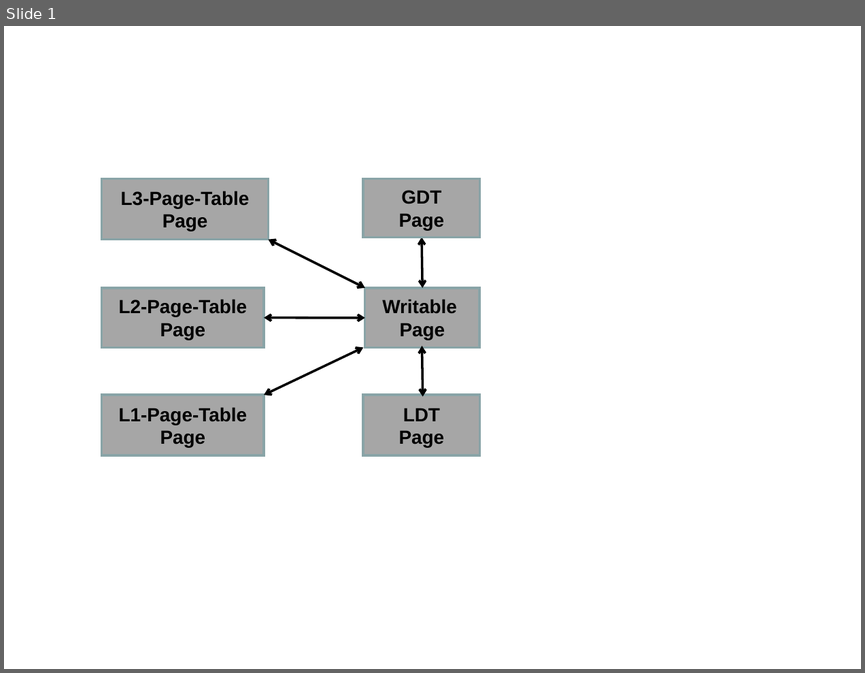
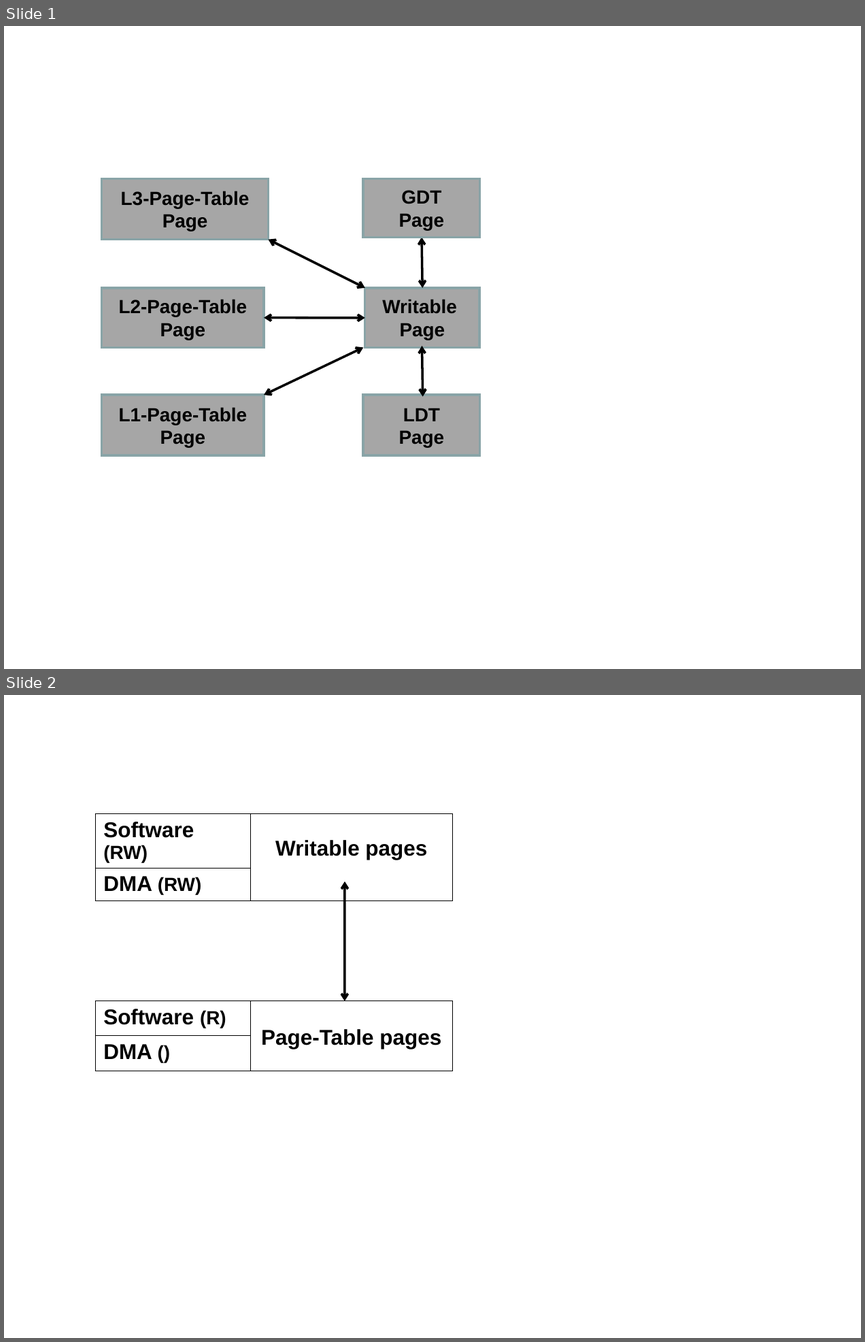
Before and after one commit to strongerwill/FastIO, a slide deck: doc/paper/image/background/page-type-update.ppt. Shown one above the other, each under a label of ours: slide 1 before the commit, slides 1 and 2 after it. The pictures are 865x673 and 865x1342 pixels, drawn with LibreOffice and Linux fonts; fonts in the diff are those of the drawing. Boxes give left, top, right and bottom in pixels: in the first picture for what was removed or moved away, otherwise in the second. Text is boxed around its words. In the diff, an @@ line names an element or a change of style, - is before the commit and + after.

```diff
--- a/doc/paper/image/background/page-type-update.ppt
+++ b/doc/paper/image/background/page-type-update.ppt
@@ slide 2 added at bbox=[4, 695, 861, 1338], background #FFFFFF @@
@@ table added at bbox=[95, 814, 452, 898], 2 rows, 2 columns @@
+Software (RW) | 
+DMA (RW) | 
@@ text added at bbox=[275, 840, 427, 860], 18 pt, text #000000, bold @@
+Writable pages
@@ double arrow added from (345, 881) to (344, 1001), #000000 2.01 pt @@
@@ table added at bbox=[95, 1001, 452, 1070], 2 rows, 2 columns @@
+Software (R) | 
+DMA () | 
@@ text added at bbox=[261, 1029, 441, 1049], 18 pt, text #000000, bold @@
+Page-Table pages
```
Also in this commit, not shown: 1 other slide added, 5 other files.
